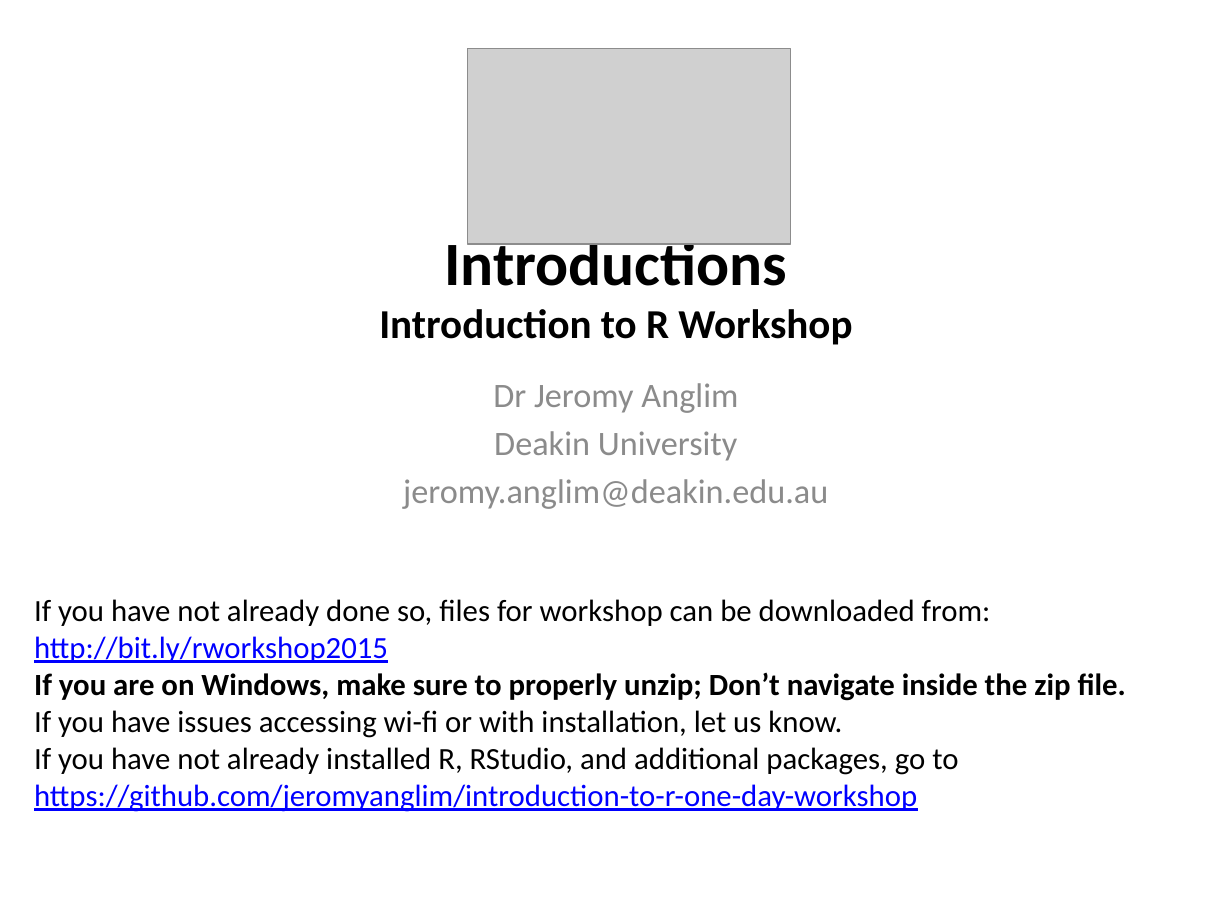
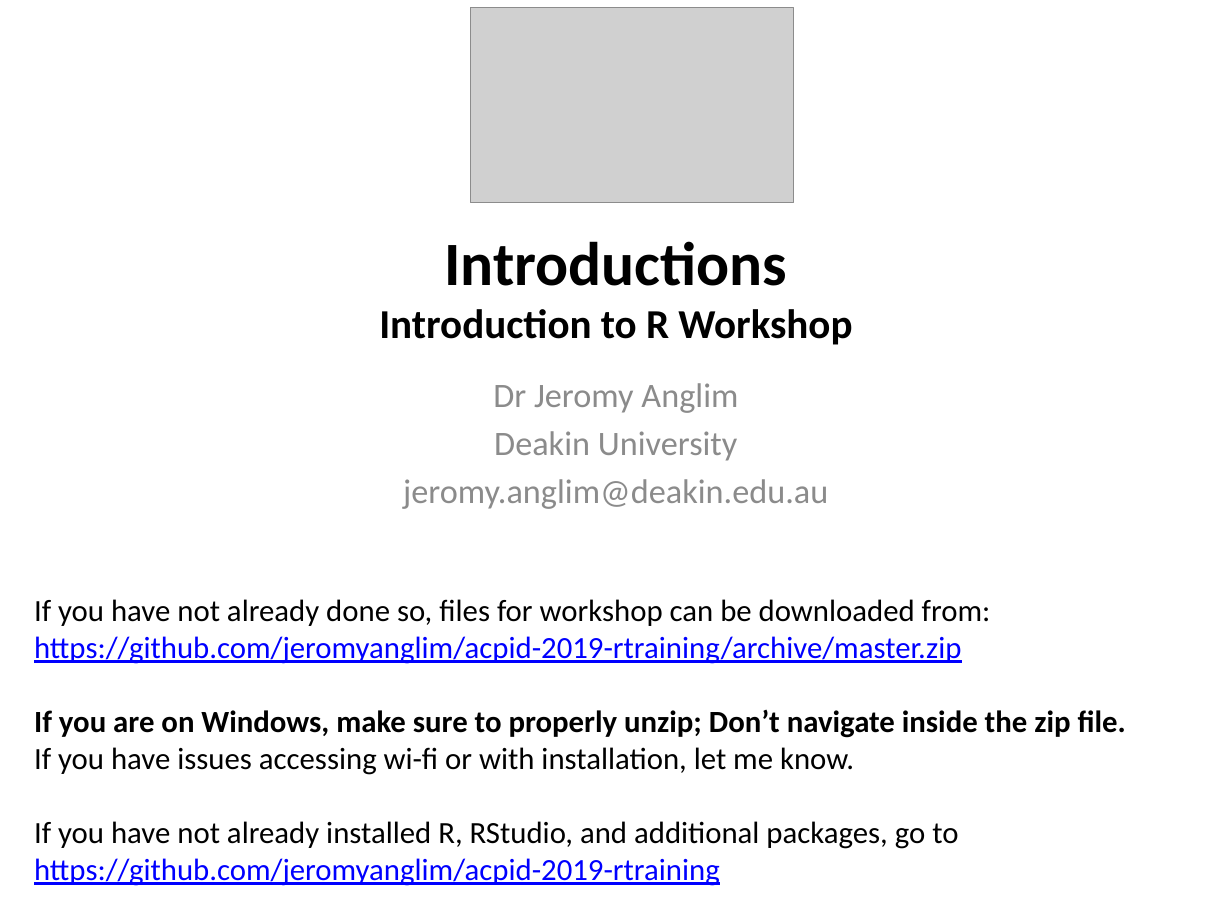
Before and after one commit to jeromyanglim/acpid-2019-rtraining, a slide deck: slide 1 of introduction-to-r/introduction-to-r-26-nov-2019.pptx. Drawn at 1232x924 pixels with LibreOffice and Linux fonts; fonts in the diff are those of the drawing; grey boxes stand for pictures. Boxes give left, top, right and bottom in pixels: in the first picture for what was removed or moved away, otherwise in the second. Text is boxed around its words. In the diff, an @@ line names an element or a change of style, - is before the commit and + after.

```diff
--- a/introduction-to-r/introduction-to-r-26-nov-2019.pptx
+++ b/introduction-to-r/introduction-to-r-26-nov-2019.pptx
@@ picture: place and size @@
-picture at <box>467,49,790,244</box>
+picture at <box>471,7,793,202</box>
@@ text at <box>34,636,961,664</box>: text changed @@
-http://bit.ly/rworkshop2015
+https://github.com/jeromyanglim/acpid-2019-rtraining/archive/master.zip
@@ text at <box>34,747,854,775</box>: text changed @@
-If you have issues accessing wi-fi or with installation, let us know.
+If you have issues accessing wi-fi or with installation, let me know.
@@ text at <box>34,858,720,886</box>: text changed @@
-https://github.com/jeromyanglim/introduction-to-r-one-day-workshop
+https://github.com/jeromyanglim/acpid-2019-rtraining
```
Also in this commit, not shown: 1 slide added, 5 other files.
